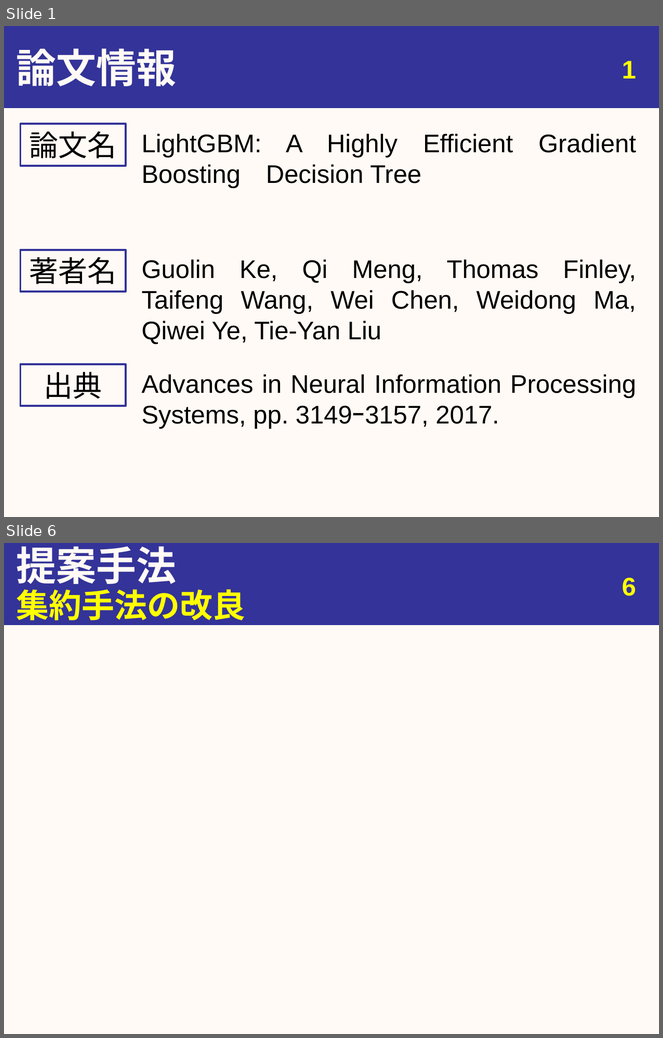
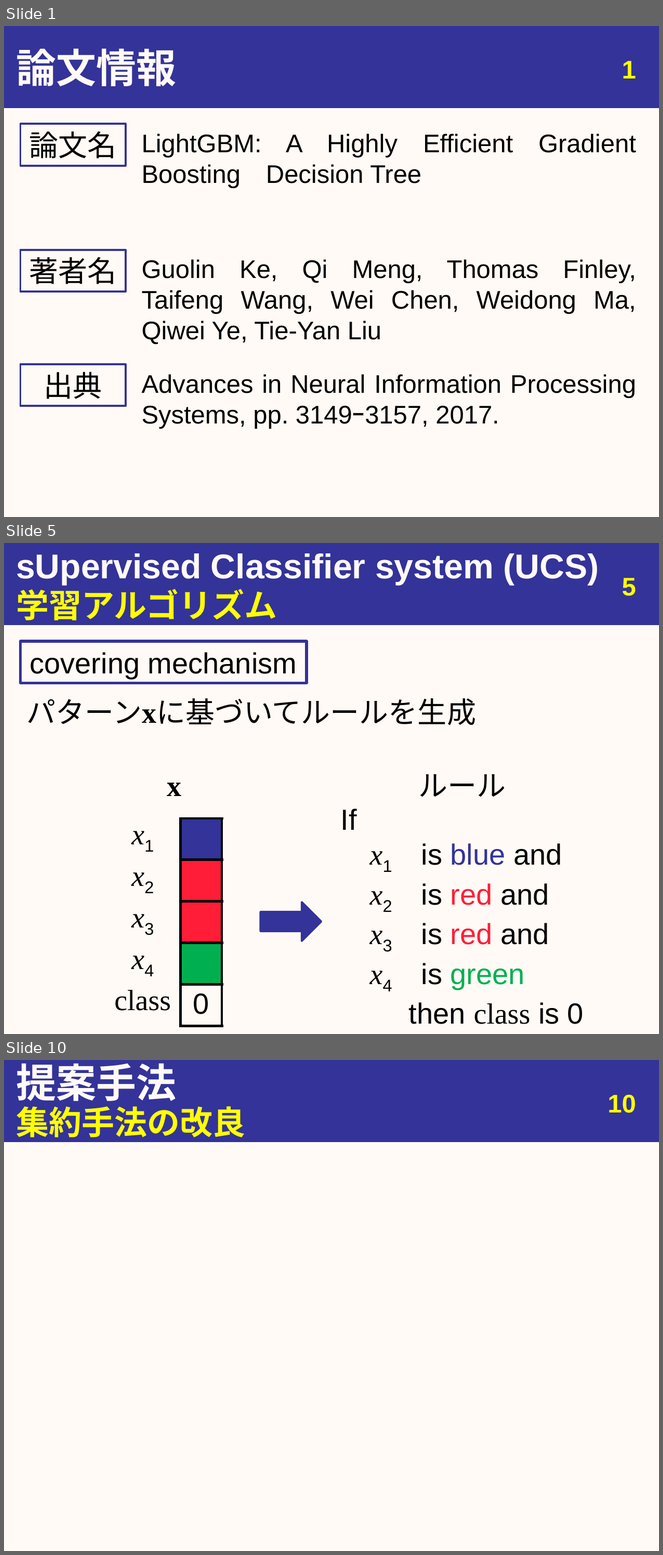
Before and after one commit to youle921/Slide-maintain, a slide deck: slide_1106/20191106_urita_eng.pptx. Shown one above the other, each under a label of ours: slides 1 and 6 before the commit, slides 1, 5 and 10 after it; the slides between them are not shown. The pictures are 663x1038 and 663x1555 pixels, drawn with LibreOffice and Linux fonts; fonts in the diff are those of the drawing; grey boxes stand for pictures. Boxes give left, top, right and bottom in pixels: in the first picture for what was removed or moved away, otherwise in the second. Text is boxed around its words. In the diff, an @@ line names an element or a change of style, - is before the commit and + after.

```diff
--- a/slide_1106/20191106_urita_eng.pptx
+++ b/slide_1106/20191106_urita_eng.pptx
@@ slide 5 added at [4,543,659,1034], background #FFFAF5; not listed: 1 template element that a slide beside it also shows @@
@@ title added at [16,553,599,585], 37.8 pt, text #FFFAF5, bold @@
+sUpervised Classifier system (UCS)
@@ text added at [16,584,277,620], 36 pt, text #FFFF00, bold @@
+学習アルゴリズム
@@ page number added at [622,578,636,596], 28 pt, text #FFFF00, bold @@
+5
@@ rectangle added at [21,641,307,683], outline #333399 3 pt, 32 pt, text #000000 @@
+covering mechanism
@@ text added at [27,698,476,726], 32 pt, text #000000 @@
+パターンxに基づいてルールを生成
@@ text added at [418,774,506,797], 32 pt, text #000000 @@
+ルール
@@ text added at [167,783,181,796], 32 pt, text #000000, bold @@
+x
@@ table added at [105,819,221,1027], 5 rows, 2 columns @@
+x1 | 
+x2 | 
+x3 | 
+x4 | 
+class | 0
@@ text added at [341,809,584,1025], 32 pt, text #000000 @@
+If
+x1 is blue and
+x2 is red and
+x3 is red and
+x4 is green
+then class is 0
@@ right arrow added at [260,902,321,941], fill #333399, outline #333399 2 pt @@
@@ what was slide 6 is now slide 10 @@
@@ page number at [608,1095,636,1113]: text changed @@
-6
+10
```
Also in this commit, not shown: 7 slides changed, 20 other slides added, 2 other files.
